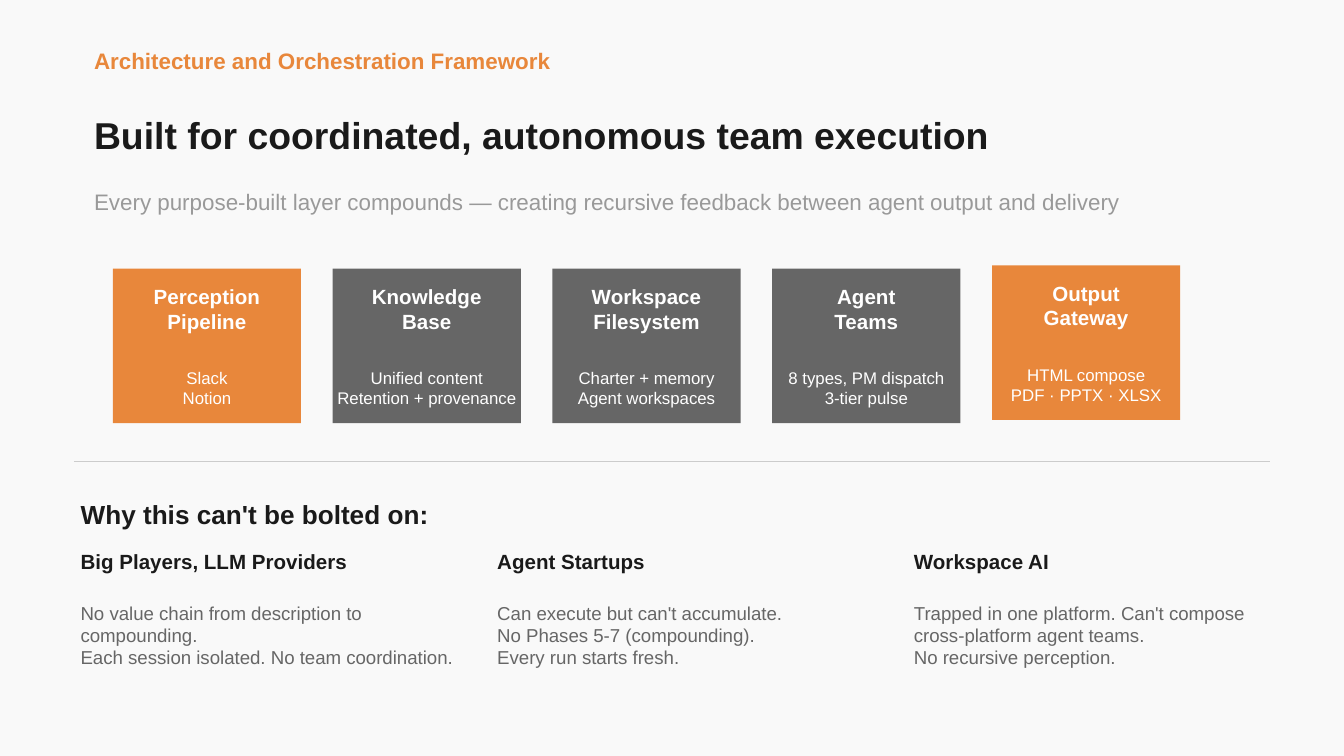
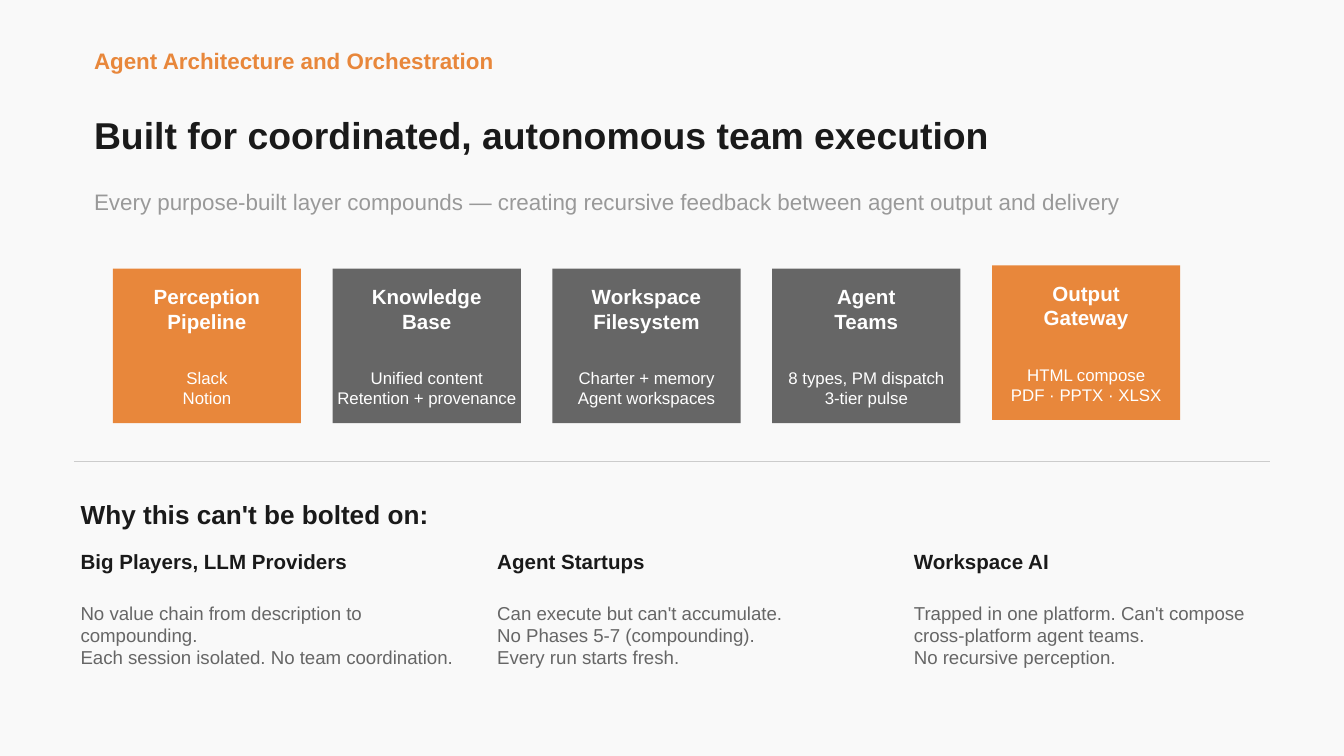
Before and after one commit to Kvkthecreator/yarnnnn, a slide deck: slide 7 of docs/working_docs/investors/IR Deck - yarnnn - March 2026 v5.pptx (slide 6 before the commit). Drawn at 1344x756 pixels with LibreOffice and Linux fonts; fonts in the diff are those of the drawing. Boxes give left, top, right and bottom in pixels: in the first picture for what was removed or moved away, otherwise in the second. Text is boxed around its words. In the diff, an @@ line names an element or a change of style, - is before the commit and + after.

```diff
--- a/docs/working_docs/investors/IR Deck - yarnnn - March 2026 v5.pptx
+++ b/docs/working_docs/investors/IR Deck - yarnnn - March 2026 v5.pptx
@@ text at box(94, 52, 494, 74): text changed @@
-Architecture and Orchestration Framework
+Agent Architecture and Orchestration
```
Also in this commit, not shown: 6 other slides changed, 2 slides added.
